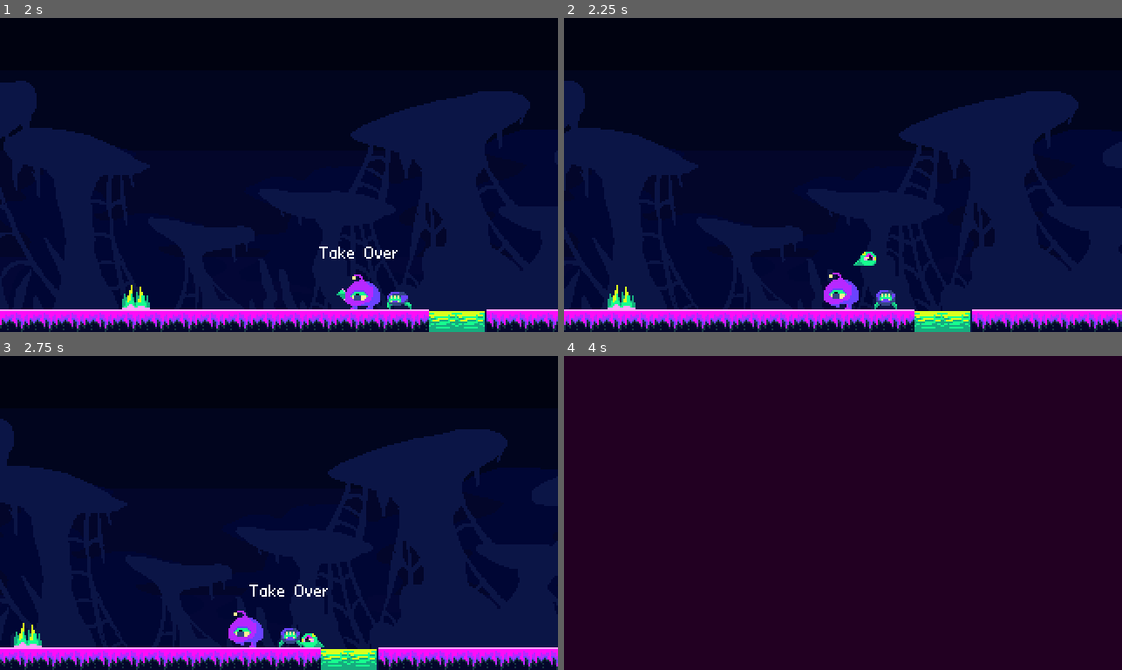
Above: before the commit, frames 1-4 (two rows, left to right).
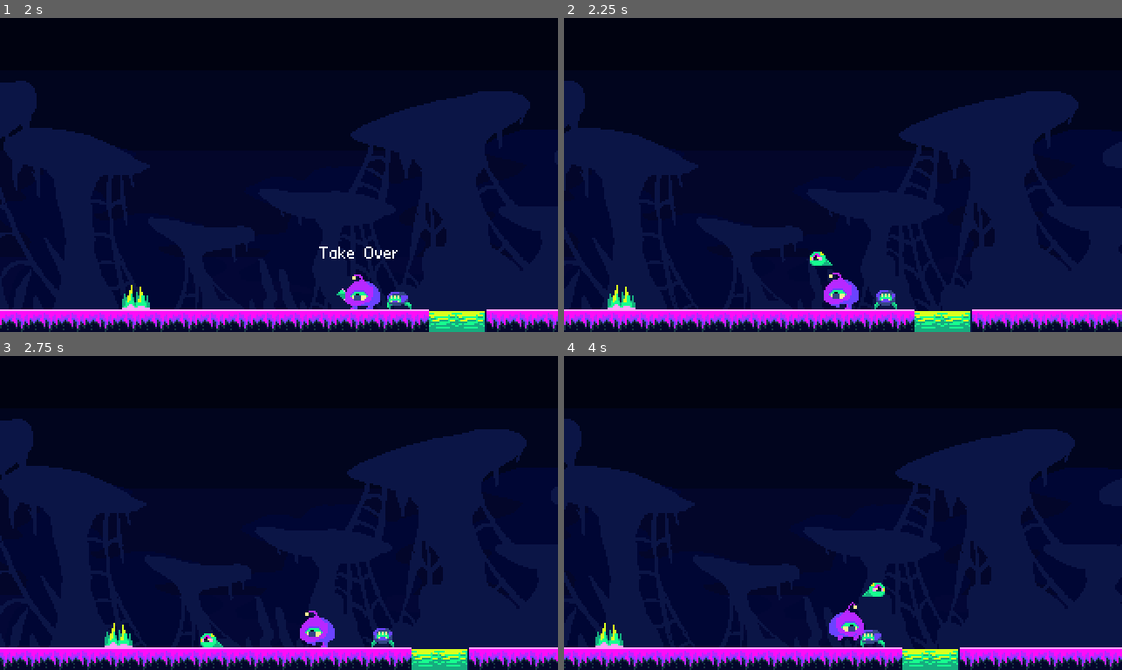
Above: after the commit, the same moments.

Repository: DfindWox/TGD-Wild-Jam-67
Game: Godot game, scene res://Scenes/Levels/level_test.tscn
The game is run twice, just before and just after one commit, with the same random seed, the same clock (stepped at 60 frames per second) and the same inputs.
Inputs (mouse positions are in pixels of both pictures, inside the frame that each line leads up to):
- Up to frame 1 (2 s): move the mouse to (401, 159) at 0.52 s; hold Right (ui_right) from 0.53 s (still down); tap Z (take_over) at 0.6, 1.55 s; tap Up (ui_up) at 0.77, 1.52 s; move the mouse to (167, 190) at 1.27 s; tap Space (attack) at 1.35 s
- Up to frame 2 (2.25 s): move the mouse to (898, 105) at 2.02 s; release Right (ui_right) at 2.03 s; hold Left (ui_left) from 2.03 s (still down); tap Z (take_over) at 2.1 s
- Up to frame 3 (2.75 s): keep holding Left (ui_left)
- Up to frame 4 (4 s): move the mouse to (815, 575) at 2.77 s; release Left (ui_left) at 2.78 s; hold Right (ui_right) from 2.78 s (still down); tap Z (take_over) at 2.85, 3.8 s; tap Up (ui_up) at 3.02, 3.77 s; move the mouse to (1010, 560) at 3.52 s; tap Space (attack) at 3.6 s

Frame 1 is identical in both runs. In frame 2, 0.3% of the frame differs, in the area x 44-56%, y 74-79%; in frame 3, 11%; in frame 4, 100%, in the area x 0-100%, y 0-100%.

Commit message:
detach to looking side

Diff:
--- a/Actors/player.gd
+++ b/Actors/player.gd
@@ -79,7 +79,12 @@
 	get_tree().current_scene.add_child(parasite)
 	parasite.global_position = global_position + Vector2(0, -16)
 	parasite.velocity.y = -100
-	parasite.velocity.x = 100 * [-1,1].pick_random()
+	var dir
+	if is_facing_right:
+		dir = 1
+	else:
+		dir = -1
+	parasite.velocity.x = 100 * dir
 	parasite.is_taking_over = true
 	var camera = get_node_or_null("GameCamera")
 	if camera:
Not shown: 1 places in Assets/Tilesets/cenario.tres that only renumber resources
